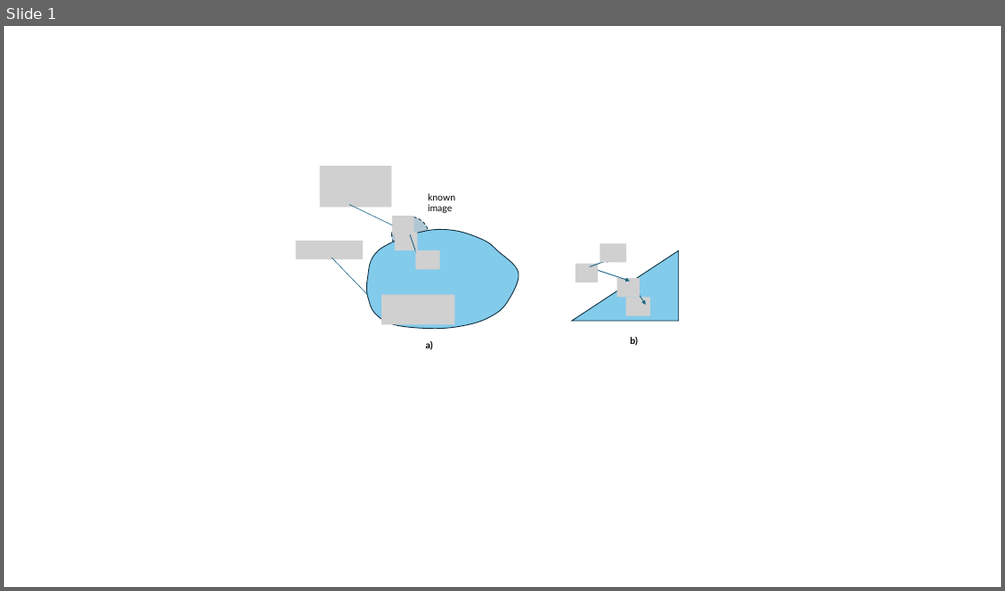
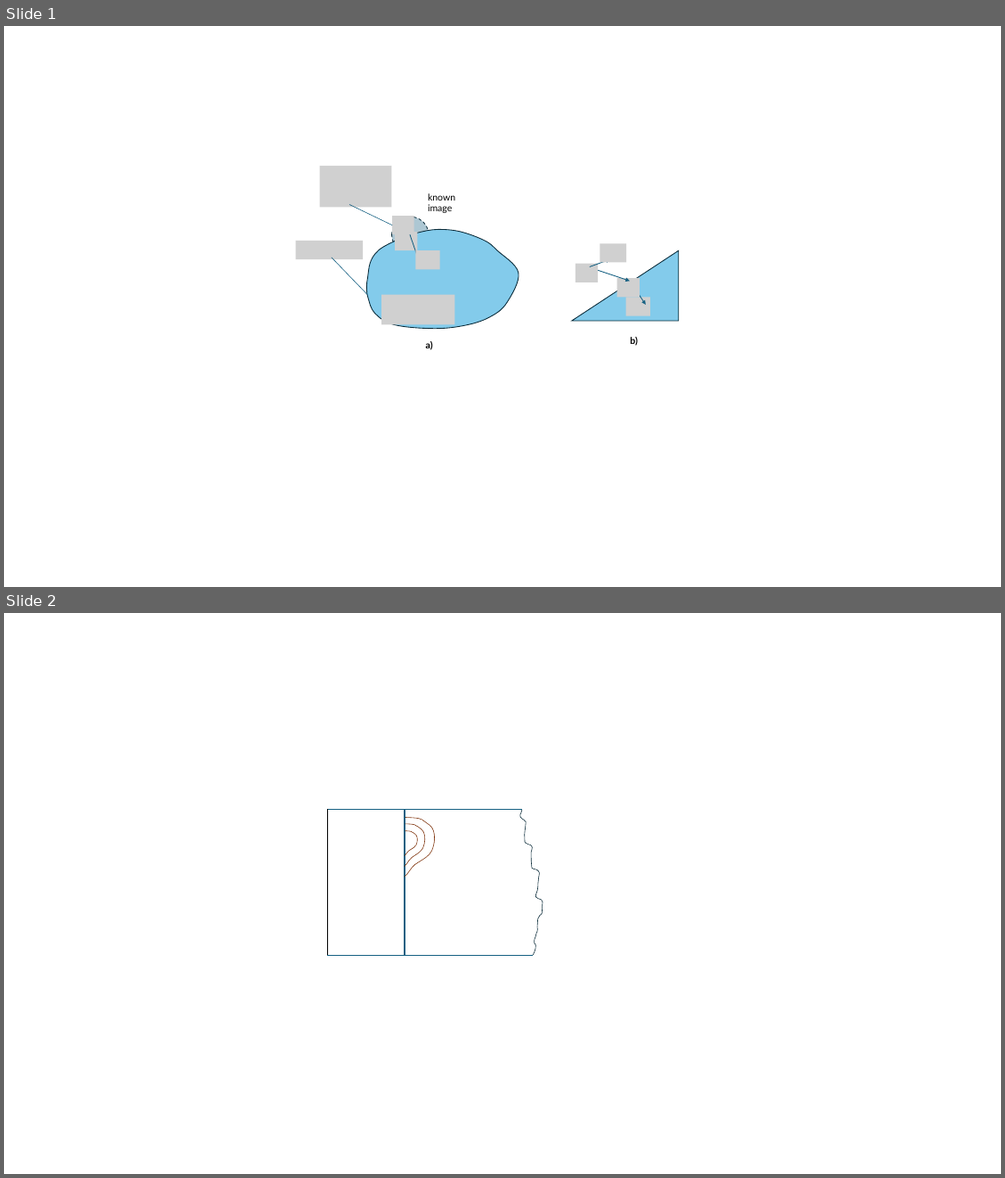
Before and after one commit to dimitarpg13/image_processing, a slide deck: docs/Figures_for_FastMarchingMethod_for_Outpainting.pptx. Shown one above the other, each under a label of ours: slide 1 before the commit, slides 1 and 2 after it. The pictures are 1005x591 and 1005x1178 pixels, drawn with LibreOffice and Linux fonts; fonts in the diff are those of the drawing; grey boxes stand for pictures. Boxes give left, top, right and bottom in pixels: in the first picture for what was removed or moved away, otherwise in the second. Text is boxed around its words. In the diff, an @@ line names an element or a change of style, - is before the commit and + after.

Commit message:
update doc and ppt

```diff
--- a/docs/Figures_for_FastMarchingMethod_for_Outpainting.pptx
+++ b/docs/Figures_for_FastMarchingMethod_for_Outpainting.pptx
@@ slide 2 added at [4, 613, 1001, 1174], background #FFFFFF @@
@@ line added from (328, 809) to (522, 809), #156082 1 pt @@
@@ line added from (328, 809) to (328, 956), #000000 1 pt @@
@@ line added from (404, 809) to (404, 956), #156082 1 pt @@
@@ freeform shape added at [404, 824, 424, 867], outline #80350E 0.5 pt @@
@@ freeform shape added at [404, 817, 434, 877], outline #80350E 0.5 pt @@
@@ freeform shape added at [520, 810, 542, 955], outline #092A39 0.5 pt @@
@@ freeform shape added at [404, 831, 417, 855], outline #80350E 0.5 pt @@
@@ line added from (328, 956) to (534, 956), #156082 1 pt @@
```
Also in this commit, not shown: 1 other file.
